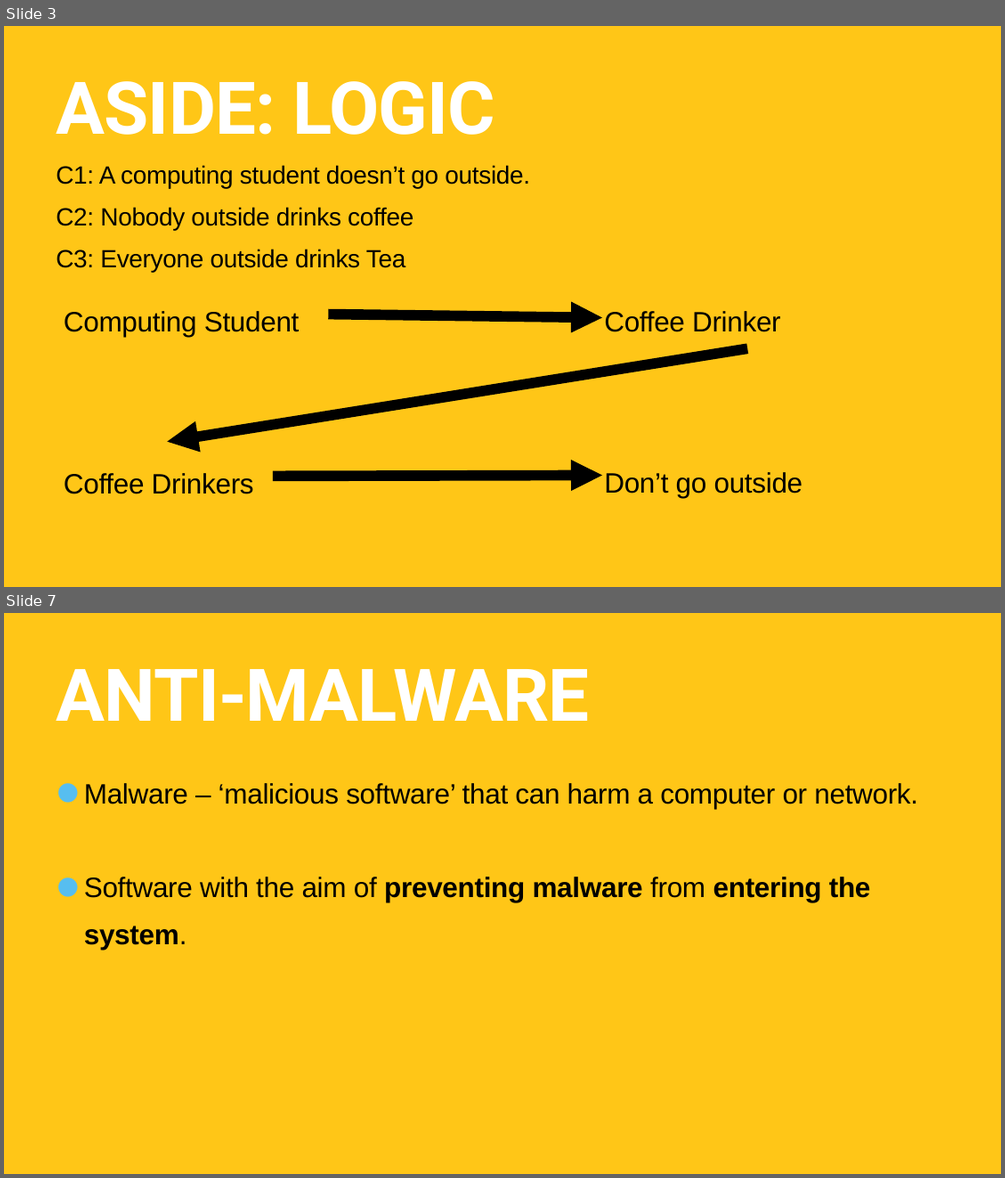
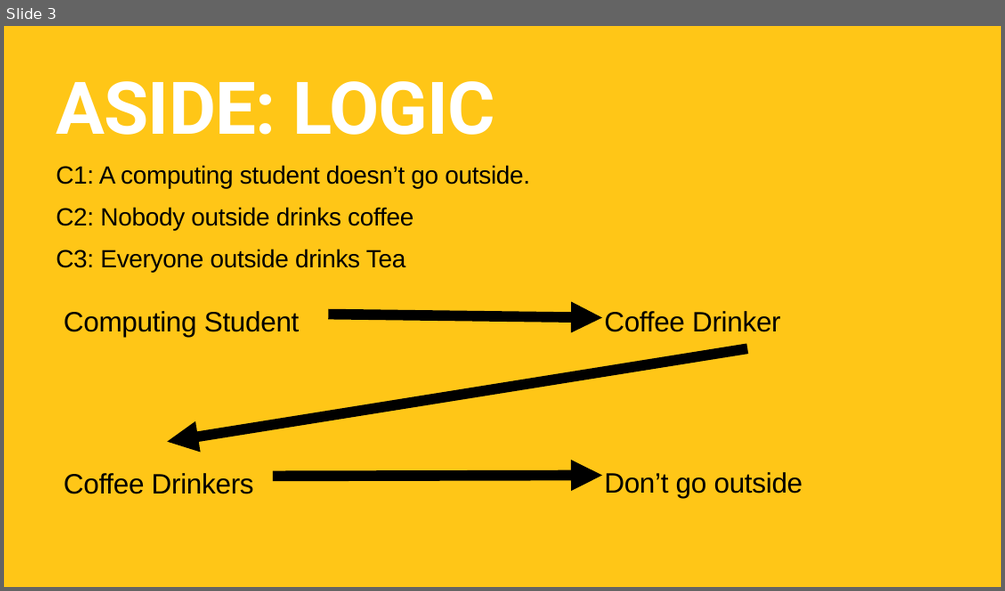
Before and after one commit to TommyWoodley/teaching, a slide deck: ALevel/BigO/BigOPresentation.pptx. Shown one above the other, each under a label of ours: slides 3 and 7 before the commit, slide 3 after it; the slides between them are not shown. The pictures are 1005x1178 and 1005x591 pixels, drawn with LibreOffice and Linux fonts; fonts in the diff are those of the drawing. Boxes give left, top, right and bottom in pixels: in the first picture for what was removed or moved away, otherwise in the second. Text is boxed around its words. In the diff, an @@ line names an element or a change of style, - is before the commit and + after.

```diff
--- a/ALevel/BigO/BigOPresentation.pptx
+++ b/ALevel/BigO/BigOPresentation.pptx
@@ slide 7 removed at (4,613,1001,1174), background #FFC617 @@
@@ title removed at (56,669,589,721) @@
-ANTI-MALWARE
@@ text removed at (84,783,918,949) @@
-• Malware – ‘malicious software’ that can harm a computer or network.
-• Software with the aim of preventing malware from entering the system.
```
Also in this commit, not shown: 8 slides added, 9 other slides removed.
